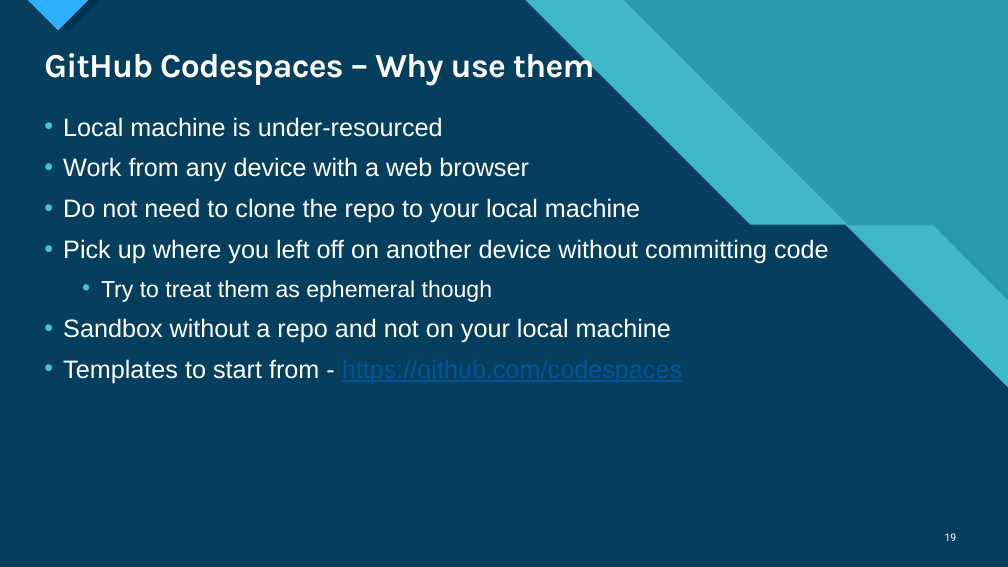
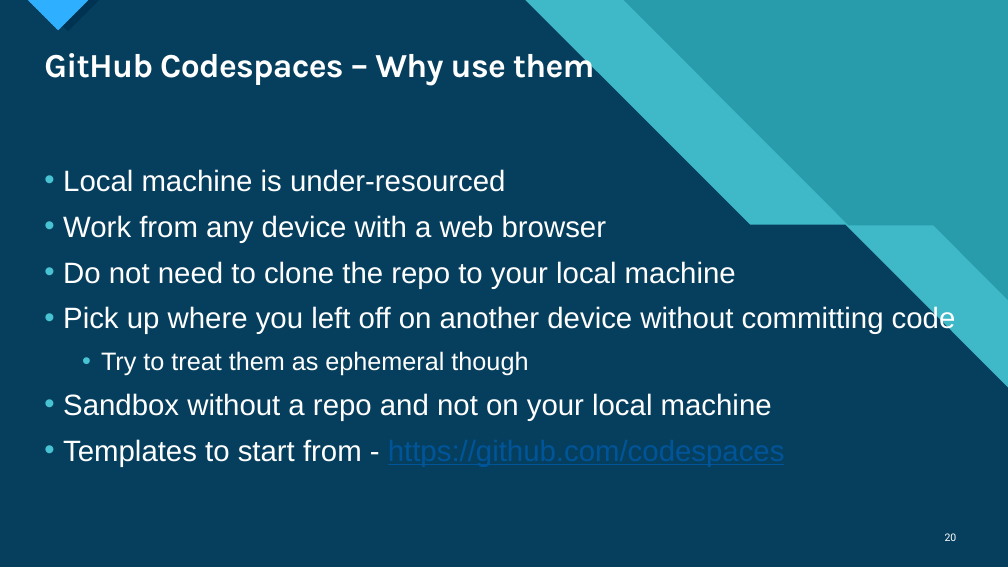
Before and after one commit to deadlydog/Presentation.DevContainersAndGitHubCodespaces, a slide deck: slide 20 of src/Dev Containers and GitHub Codespaces Lunch and Learn.pptx (slide 19 before the commit). Drawn at 1008x567 pixels with LibreOffice and Linux fonts; fonts in the diff are those of the drawing. Boxes give left, top, right and bottom in pixels: in the first picture for what was removed or moved away, otherwise in the second. Text is boxed around its words. In the diff, an @@ line names an element or a change of style, - is before the commit and + after.

```diff
--- a/src/Dev Containers and GitHub Codespaces Lunch and Learn.pptx
+++ b/src/Dev Containers and GitHub Codespaces Lunch and Learn.pptx
@@ text "Local machine is under-resourced": place and size @@
-text "Local machine is under-resourced" at bbox=[63, 117, 829, 383]
+text "Local machine is under-resourced" at bbox=[63, 169, 956, 467]
@@ text "Local machine is under-resourced" at bbox=[63, 169, 956, 467]: size 24 to 28 pt in "Local machine is under-resourced", "Work from any device with a web ...", "Do not need to clone the repo ...", "Pick up where you left off on ..." and 2 more places; size 22 to 24 pt in "Try to treat them as ephemeral though" @@
@@ page number at bbox=[945, 533, 957, 541]: text changed @@
-19
+20
```
Also in this commit, not shown: 18 other slides changed, 2 slides added, 1 slide removed.
